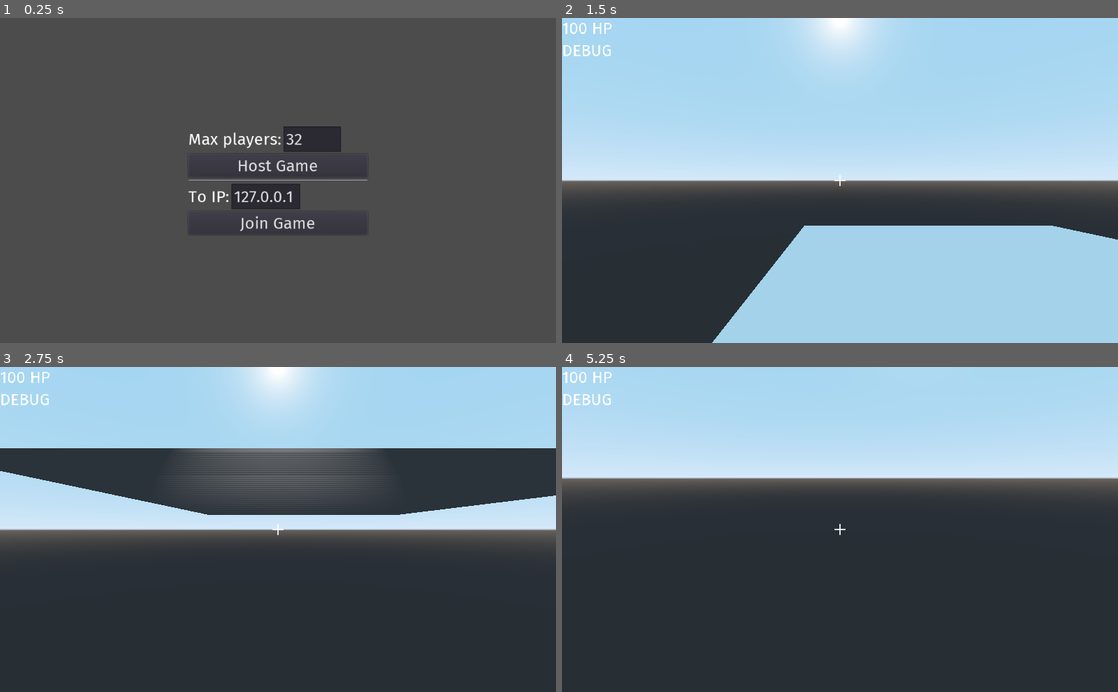
Above: before the commit, frames 1-4 (two rows, left to right).
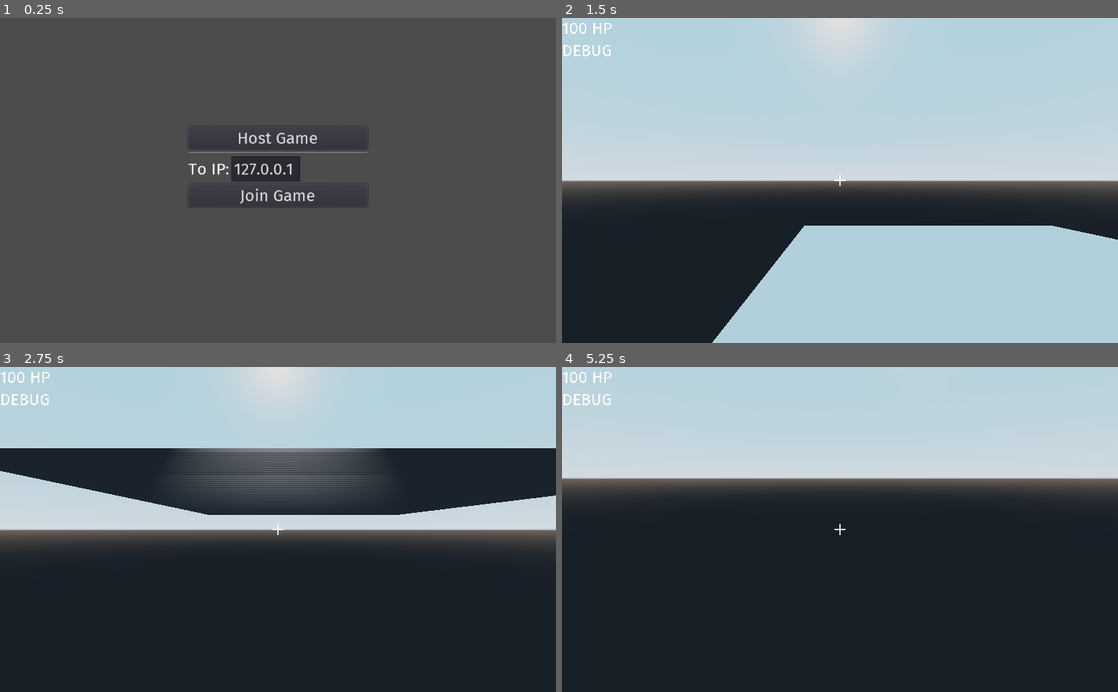
Above: after the commit, the same moments.

Repository: Norrox/Godot-Dead-Simple-Multiplayer-FPS
Game: Godot game, scene res://scenes/Lobby.tscn
The game is run twice, just before and just after one commit, with the same random seed, the same clock (stepped at 60 frames per second) and the same inputs.
Inputs (mouse positions are in pixels of both pictures, inside the frame that each line leads up to):
- Up to frame 1 (0.25 s): no input
- Up to frame 2 (1.5 s): click "Host Game" at 0.5 s; tap Enter (ui_accept) at 1.25 s; move the mouse to (962, 164) at 1.27 s; hold D (right) from 1.28 s (still down); tap F (Flashlight) at 1.35 s
- Up to frame 3 (2.75 s): tap Enter (ui_accept) at 1.52, 2.27 s; move the mouse to (166, 545) at 2.02 s; release D (right) at 2.03 s; hold S (backward) from 2.03 s (still down); tap F (Flashlight) at 2.1 s
- Up to frame 4 (5.25 s): move the mouse to (895, 458) at 2.77 s; release S (backward) at 2.78 s; hold D (right) 2.78-3.53 s; click (895, 458) at 2.85 s; tap F (Flashlight) at 3.05, 3.6, 4.35 s; move the mouse to (834, 536) at 3.52 s; hold W (forward) from 3.53 s (still down); tap Enter (ui_accept) at 3.77, 4.25, 4.52, 5 s; move the mouse to (878, 532) at 4.27 s; move the mouse to (795, 526) at 5.02 s; click (795, 526) at 5.1 s

The runs differ from the first frame. In frame 1, 2.0% of the frame differs, in the area x 33-67%, y 33-67%; in frame 2, 3.3%, in the area x 0-100%, y 0-50%; in frame 3, 3.3%; in frame 4, 3.0%.

Commit message:
optimized rset calls

Diff:
--- a/default_env.tres
+++ b/default_env.tres
@@ -5,3 +5,5 @@
 [resource]
 background_mode = 2
 background_sky = SubResource( 1 )
+tonemap_mode = 3
+tonemap_white = 16.0
--- a/scenes/Lobby.tscn
+++ b/scenes/Lobby.tscn
@@ -32,37 +32,20 @@
 "_edit_use_anchors_": false
 }
 
-[node name="Players" type="HBoxContainer" parent="Menu"]
+[node name="HostButton" type="Button" parent="Menu"]
 margin_right = 330.0
-margin_bottom = 47.0
-
-[node name="Label" type="Label" parent="Menu/Players"]
-margin_top = 5.0
-margin_right = 171.0
-margin_bottom = 42.0
-text = "Max players:"
-
-[node name="MaxPlayers" type="LineEdit" parent="Menu/Players"]
-margin_left = 175.0
-margin_right = 281.0
-margin_bottom = 47.0
-text = "32"
-
-[node name="HostButton" type="Button" parent="Menu"]
-margin_top = 51.0
-margin_right = 330.0
-margin_bottom = 94.0
+margin_bottom = 43.0
 text = "Host Game"
 
 [node name="HSeparator" type="HSeparator" parent="Menu"]
-margin_top = 98.0
+margin_top = 47.0
+margin_right = 330.0
+margin_bottom = 51.0
+
+[node name="JoinIP" type="HBoxContainer" parent="Menu"]
+margin_top = 55.0
 margin_right = 330.0
 margin_bottom = 102.0
-
-[node name="JoinIP" type="HBoxContainer" parent="Menu"]
-margin_top = 106.0
-margin_right = 330.0
-margin_bottom = 153.0
 
 [node name="Label" type="Label" parent="Menu/JoinIP"]
 margin_top = 5.0
@@ -78,9 +61,9 @@
 expand_to_text_length = true
 
 [node name="JoinButton" type="Button" parent="Menu"]
-margin_top = 157.0
+margin_top = 106.0
 margin_right = 330.0
-margin_bottom = 200.0
+margin_bottom = 149.0
 text = "Join Game"
 [connection signal="pressed" from="Menu/HostButton" to="." method="_on_HostButton_pressed"]
 [connection signal="pressed" from="Menu/JoinButton" to="." method="_on_JoinButton_pressed"]
--- a/scripts/Lobby.gd
+++ b/scripts/Lobby.gd
@@ -1,7 +1,7 @@
 extends Control
 
 func _on_HostButton_pressed():
-	NETWORK.create_server( int($Menu/Players/MaxPlayers.text) )
+	NETWORK.create_server()
 
 func _on_JoinButton_pressed():
 	NETWORK.join_server($Menu/JoinIP/ToIP.text)
--- a/scripts/NETWORK.gd
+++ b/scripts/NETWORK.gd
@@ -1,6 +1,7 @@
 extends Node
 
 const SERVER_PORT = 4242
+const MAX_PLAYERS = 32
 
 var map_scene = "res://scenes/Map.tscn"
 var player_scene = "res://scenes/Player.tscn"
@@ -9,12 +10,9 @@
 
 # Lobby buttons ================================================================
 
-func create_server(max_players):
-	if max_players < 1:
-		max_players = 1
-
+func create_server():
 	var peer = NetworkedMultiplayerENet.new()
-	peer.create_server(SERVER_PORT, max_players)
+	peer.create_server(SERVER_PORT, MAX_PLAYERS)
 	get_tree().set_network_peer(peer)
 	load_game()
 
--- a/scripts/Player.gd
+++ b/scripts/Player.gd
@@ -20,7 +20,8 @@
 	$HUD.visible = is_me
 
 	# Synced properties:
-	rset_config("transform", MultiplayerAPI.RPC_MODE_REMOTE)
+	rset_config("translation", MultiplayerAPI.RPC_MODE_REMOTE)
+	rset_config("rotation", MultiplayerAPI.RPC_MODE_REMOTE)
 	$Camera.rset_config("rotation", MultiplayerAPI.RPC_MODE_REMOTE)
 	$Camera/FlashLight.rset_config("visible", MultiplayerAPI.RPC_MODE_REMOTE)
 
@@ -46,7 +47,8 @@
 
 	movement = move_and_slide(movement, Vector3.UP)
 
-	rset_unreliable("transform", transform)
+	if movement != Vector3(): # If we are moving of falling send our translation
+		rset_unreliable("translation", translation)
 
 	other_abilities()
 
@@ -58,7 +60,8 @@
 			$Camera.rotation_degrees.x -= event.relative.y * mouse_sensitivity / 10
 			$Camera.rotation_degrees.x = clamp($Camera.rotation_degrees.x, -90, 90)
 
-			# If we look around our camera rotation is sent to other player
+			# If we look around send our rotation
+			rset_unreliable("rotation", rotation)
 			$Camera.rset_unreliable("rotation", $Camera.rotation)
 
 func other_abilities():
@@ -72,7 +75,8 @@
 	if Input.is_action_just_pressed("Flashlight"):
 		$Camera/FlashLight.visible = !$Camera/FlashLight.visible
 
-		$Camera/FlashLight.rset_unreliable("visible", $Camera/FlashLight.visible)
+		# Send reliably if our flashlight is On or Off
+		$Camera/FlashLight.rset("visible", $Camera/FlashLight.visible)
 
 func shoot():
 	if $Camera/RayCast.get_collider() != null and $Camera/RayCast.get_collider().get("health") != null:
